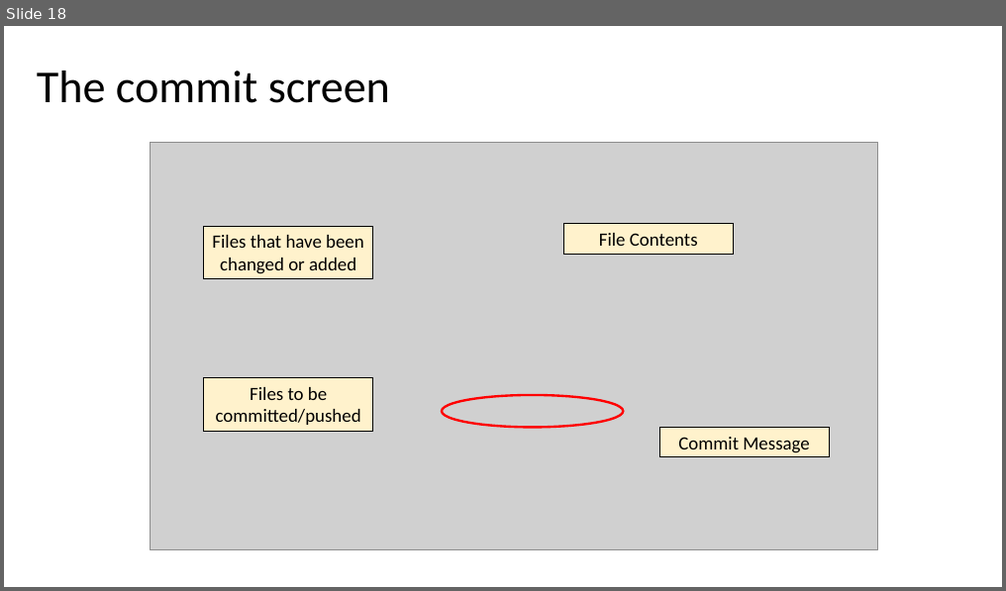
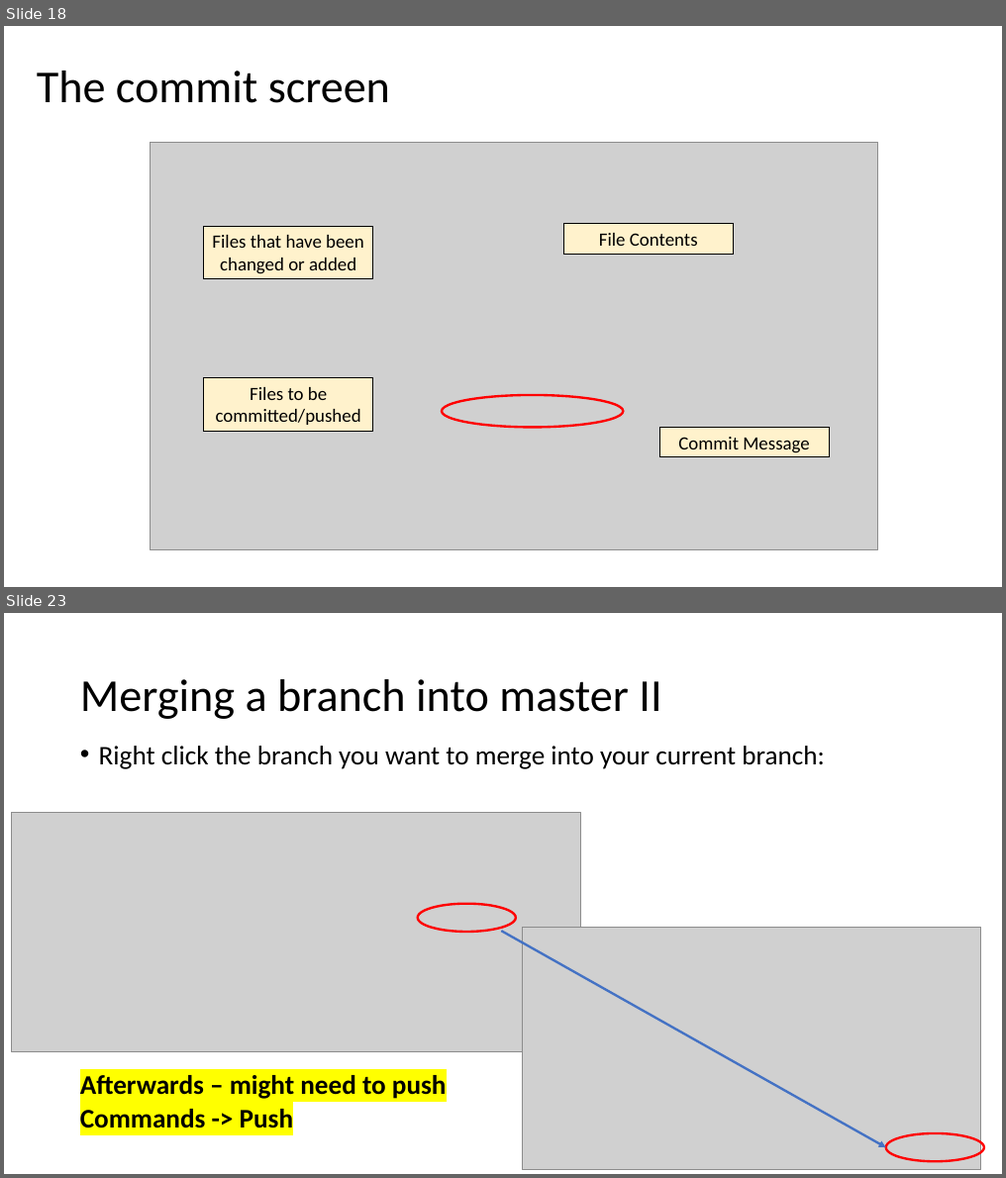
Before and after one commit to maxxb77/EBGN632_2019, a slide deck: ClassSlides/Course2.pptx. Shown one above the other, each under a label of ours: slide 18 before the commit, slides 18 and 23 after it; the slides between them are not shown. The pictures are 1006x591 and 1006x1178 pixels, drawn with LibreOffice and Linux fonts; fonts in the diff are those of the drawing; grey boxes stand for pictures. Boxes give left, top, right and bottom in pixels: in the first picture for what was removed or moved away, otherwise in the second. Text is boxed around its words. In the diff, an @@ line names an element or a change of style, - is before the commit and + after.

```diff
--- a/ClassSlides/Course2.pptx
+++ b/ClassSlides/Course2.pptx
@@ slide 23 added at bbox=[4, 613, 1002, 1174], background #FFFFFF @@
@@ title added at bbox=[80, 679, 661, 719], 44 pt, text #000000 @@
+Merging a branch into master II
@@ text added at bbox=[80, 746, 825, 1129], 25.9 pt, text #000000 @@
+• Right click the branch you want to merge into your current branch:
+Afterwards – might need to push
+Commands -> Push
@@ picture added at bbox=[12, 812, 580, 1053] @@
@@ ellipse added at bbox=[418, 903, 516, 931], outline #FF0000 2.25 pt @@
@@ arrow added from (501, 931) to (886, 1148), #4472C4 2.25 pt @@
@@ picture added at bbox=[523, 927, 982, 1170] @@
@@ ellipse added at bbox=[886, 1134, 984, 1161], outline #FF0000 2.25 pt @@
```
Also in this commit, not shown: 1 slide changed, 6 other slides added.
